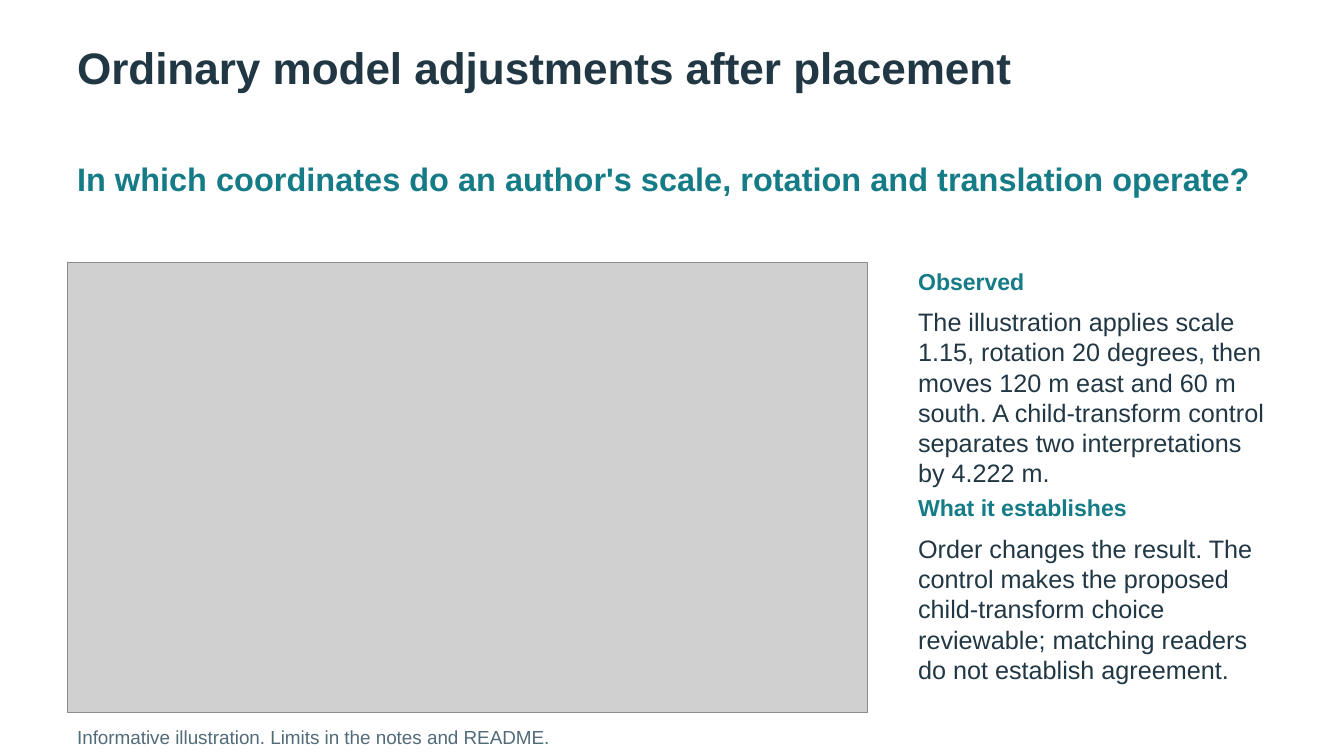
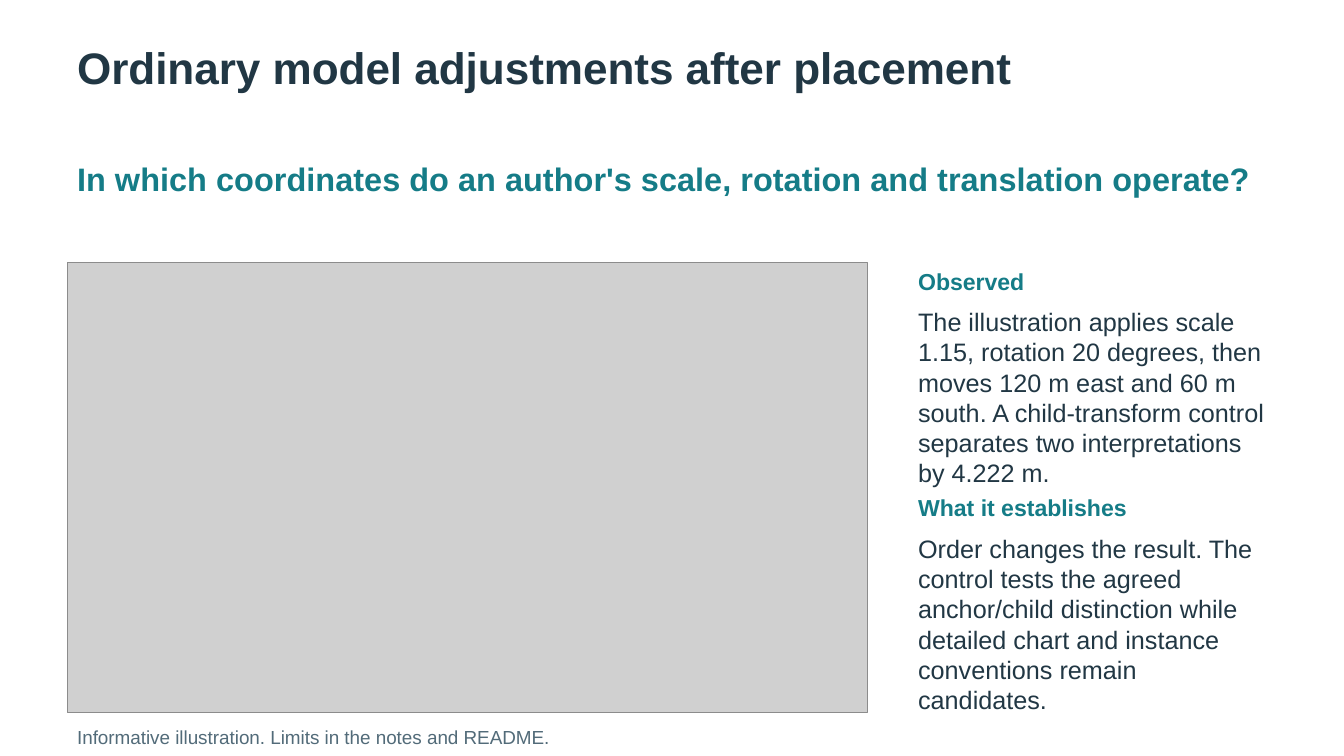
Before and after one commit to asluk/OpenUSD, a slide deck: slide 4 of extras/usd/examples/usdGeospatialBuild/delivery/geospatial-build.pptx. Drawn at 1344x756 pixels with LibreOffice and Linux fonts; fonts in the diff are those of the drawing; grey boxes stand for pictures. Boxes give left, top, right and bottom in pixels: in the first picture for what was removed or moved away, otherwise in the second. Text is boxed around its words. In the diff, an @@ line names an element or a change of style, - is before the commit and + after.

Commit message:
Deliver local split-candidate assessment and verified repair evidence

```diff
--- a/extras/usd/examples/usdGeospatialBuild/delivery/geospatial-build.pptx
+++ b/extras/usd/examples/usdGeospatialBuild/delivery/geospatial-build.pptx
@@ text in rectangle at <box>918,539,1252,710</box>: text changed @@
-Order changes the result. The control makes the proposed child-transform choice reviewable; matching readers do not establish agreement.
+Order changes the result. The control tests the agreed anchor/child distinction while detailed chart and instance conventions remain candidates.
```
Also in this commit, not shown: 8 other slides changed, 37 other files.
